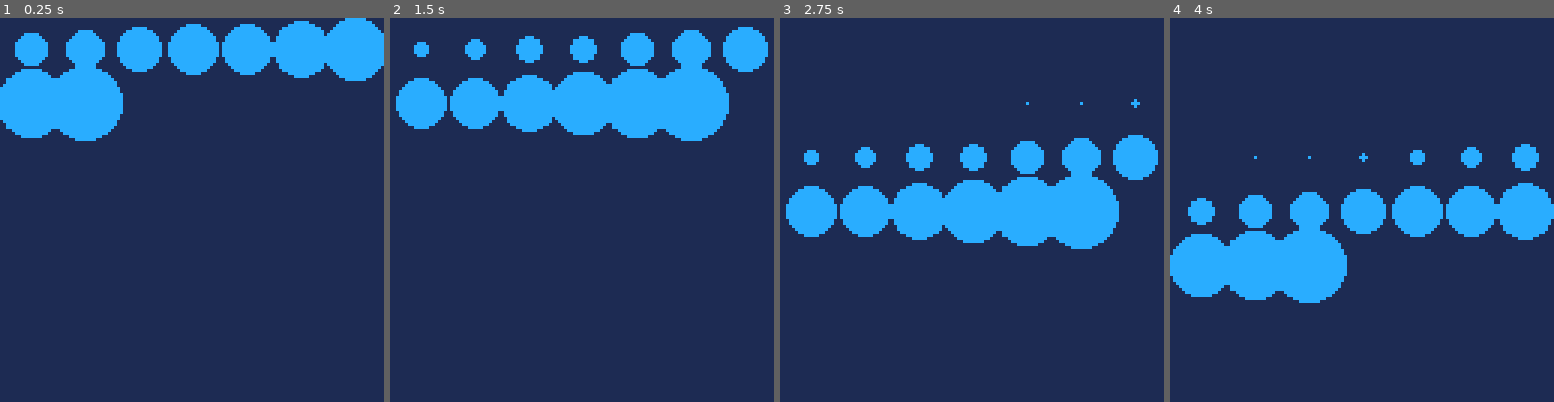
Above: before the commit, frames 1-4 (left to right).
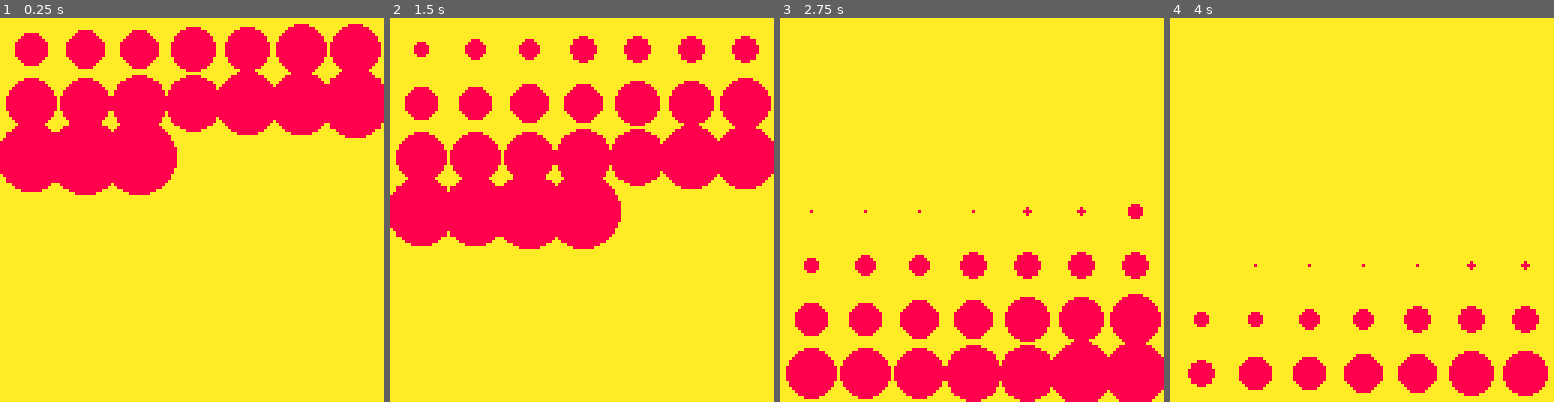
Above: after the commit, the same moments.

Repository: joaquimgamero/pico8-experiments
Game: PICO-8 cartridge circles.p8
Same seed, same stepped clock (60 frames per second), same inputs: the game is played once before the commit and once after it.
Inputs:
- Up to frame 1 (0.25 s): no input
- Up to frame 2 (1.5 s): tap X (X key) at 0.33, 1.07 s
- Up to frame 3 (2.75 s): tap X (X key) at 1.85 s
- Up to frame 4 (4 s): tap X (X key) at 2.97 s

The runs differ from the first frame. In frame 1, 100% of the frame differs, in the area x 0-100%, y 0-100%; in frame 2, 100%; in frame 3, 100%; in frame 4, 100%.

Commit message:
tweak: better animation and colors

Diff:
--- a/circles.p8
+++ b/circles.p8
@@ -4,7 +4,7 @@
 function _init()
  r=9
  offset=3
- clr=12
+ clr=8
  life=15
 
  -- number of circles per row
@@ -17,7 +17,7 @@
 end
 
 function _draw()
- cls(1)
+ cls(10)
 
  foreach(circles, function(c)
    if c.delay <= 0 then
@@ -65,7 +65,7 @@
   })
 
   col+=r*2
-  delay+=1 -- increment the delay for each subsequent circle
+  delay+=0.5 -- increment the delay for each subsequent circle
 
   -- change to next row
   if col+r*2 >= 128 then
